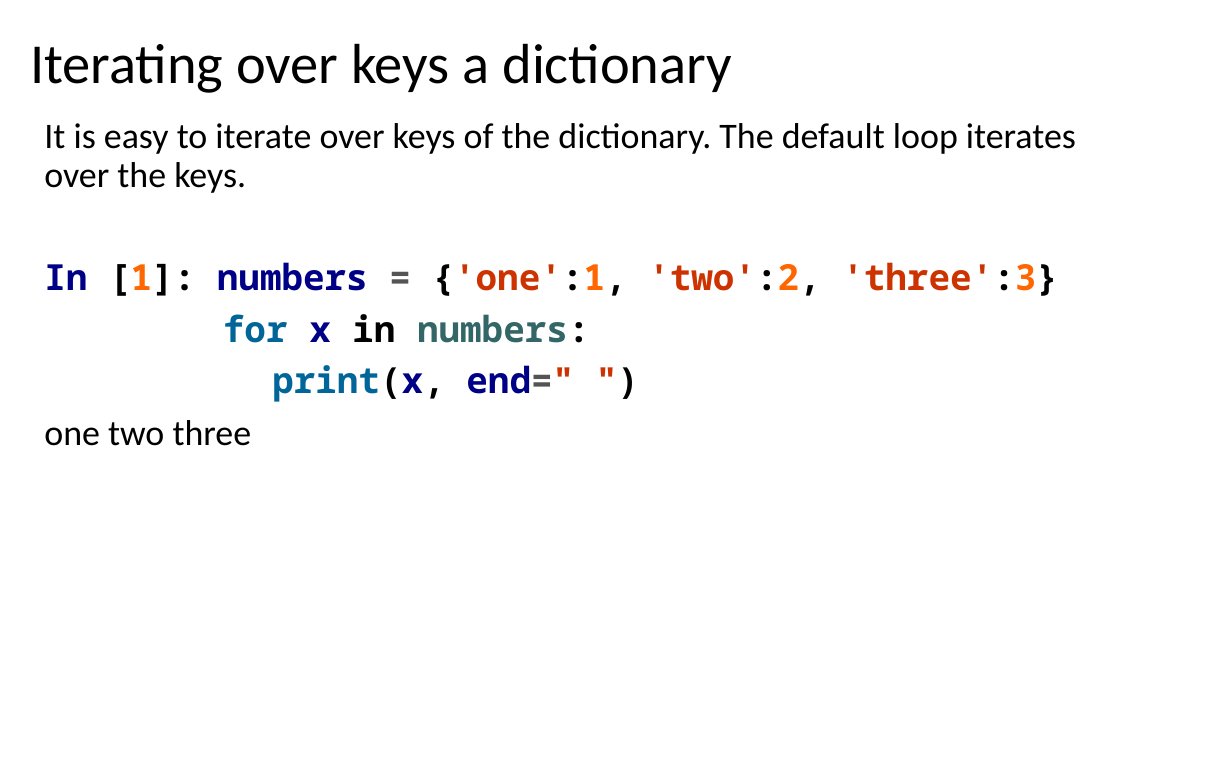
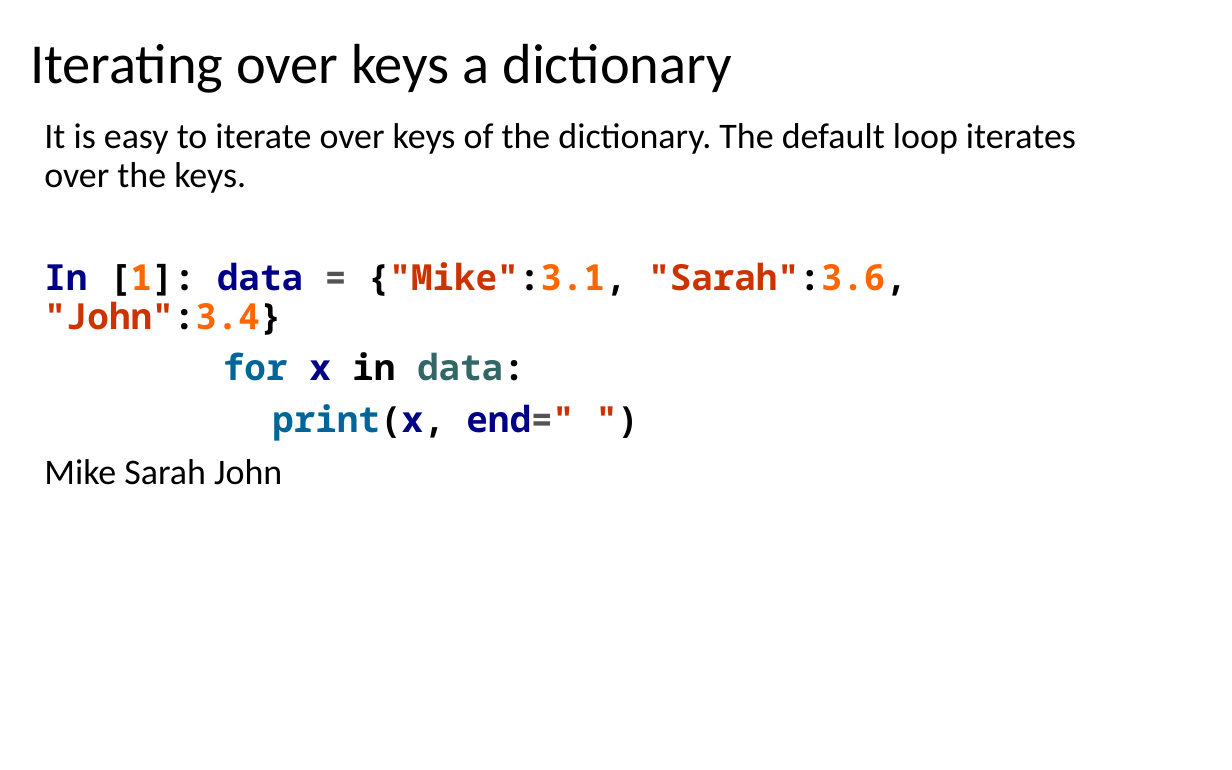
Before and after one commit to LongBaoNguyen/longbaonguyen.github.io, a slide deck: slide 23 of courses/apcsp/lect9.pptx. Drawn at 1232x770 pixels with LibreOffice and Linux fonts; fonts in the diff are those of the drawing. Boxes give left, top, right and bottom in pixels: in the first picture for what was removed or moved away, otherwise in the second. Text is boxed around its words. In the diff, an @@ line names an element or a change of style, - is before the commit and + after.

```diff
--- a/courses/apcsp/lect9.pptx
+++ b/courses/apcsp/lect9.pptx
@@ text at [44,262,907,381]: text changed @@
-In [1]: numbers = {'one':1, 'two':2, 'three':3}
-for x in numbers:
+In [1]: data = {"Mike":3.1, "Sarah":3.6, "John":3.4}
+for x in data:
@@ text at [44,459,282,485]: text changed @@
-one two three
+Mike Sarah John
```
Also in this commit, not shown: 7 other slides changed, 38 other files.
